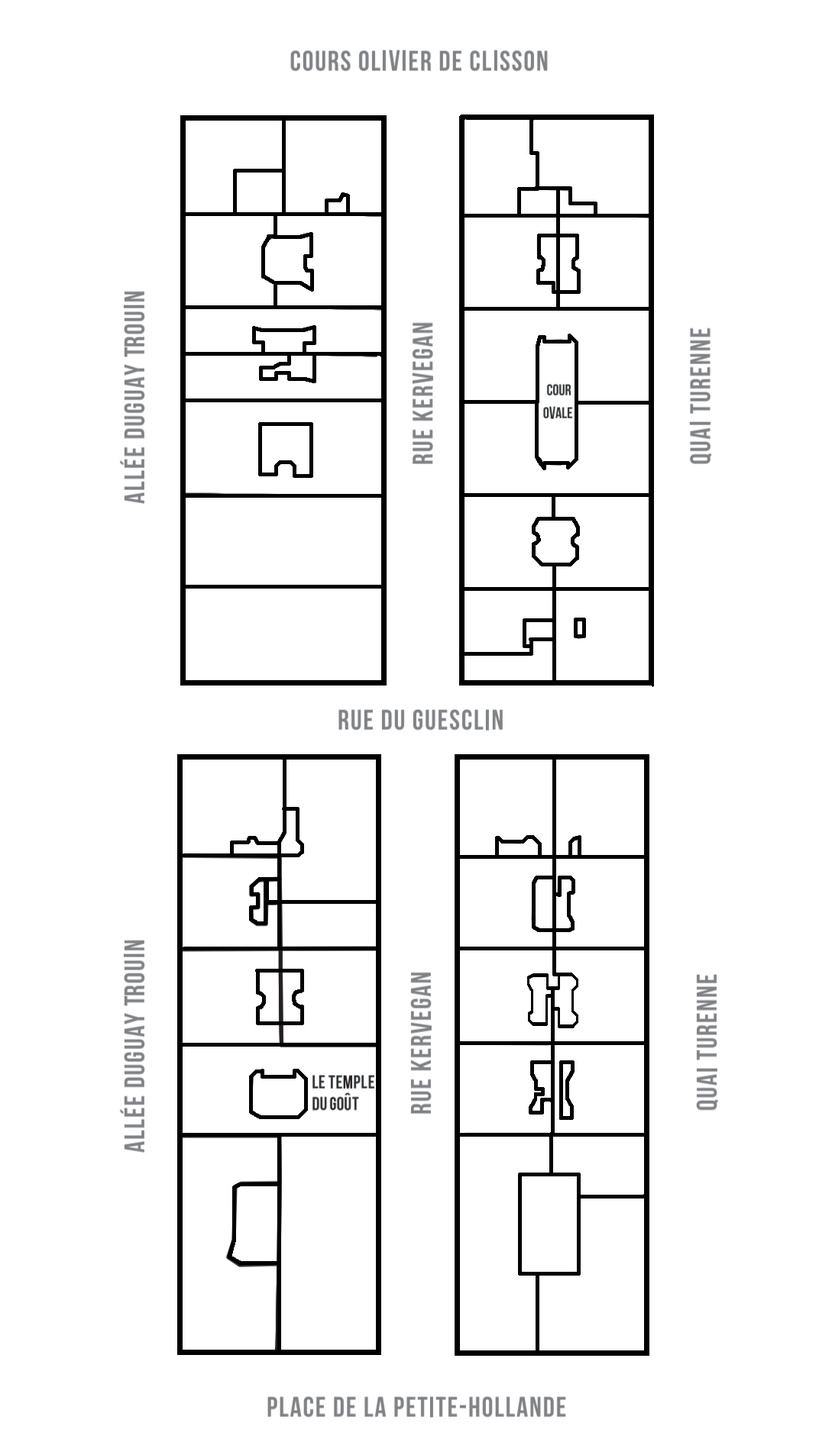
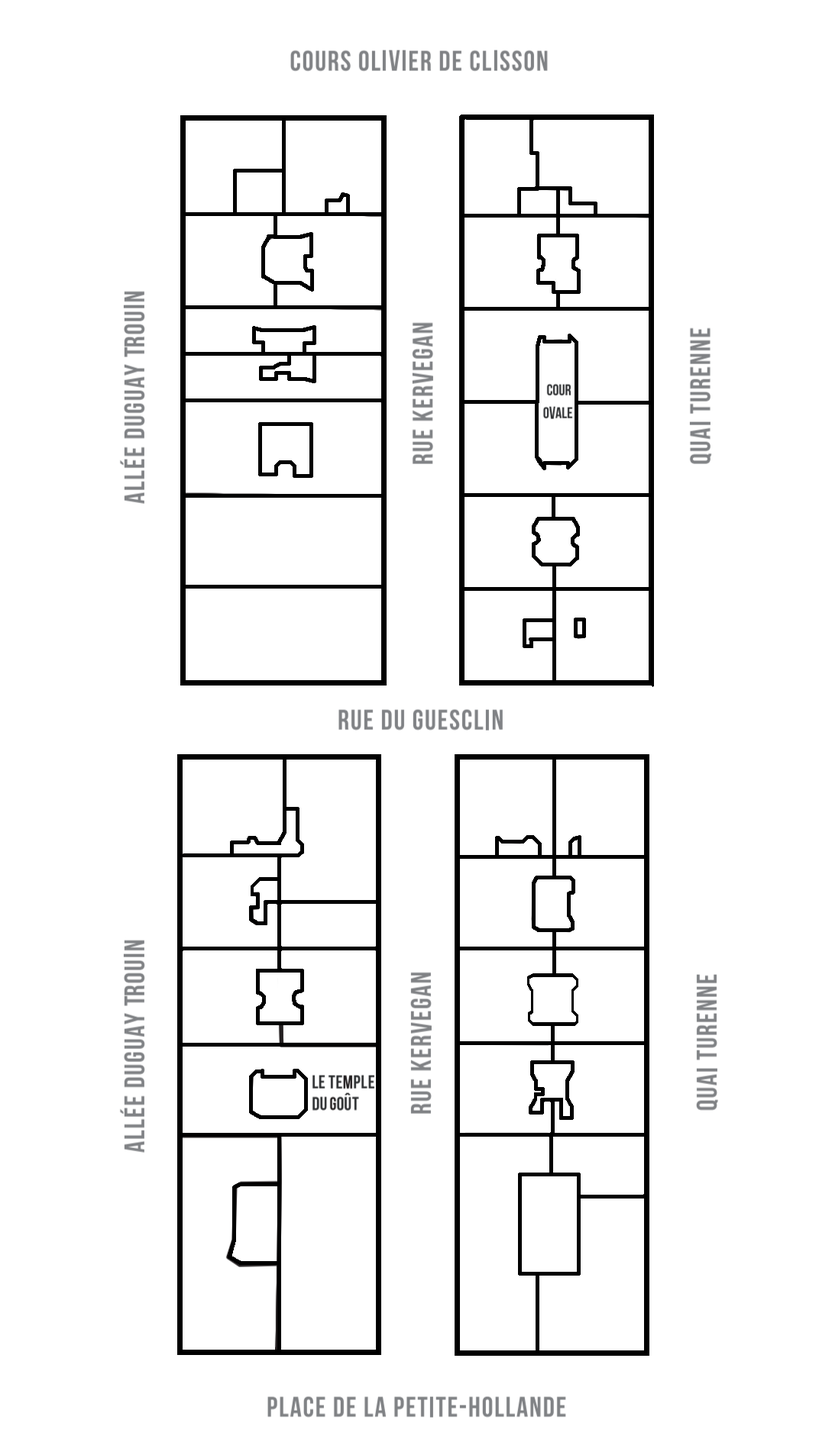
Layer changes from the first 819px x 1455px image to the second:
painted on "Plan Île Feydeau.png" over left=182, top=237, right=575, bottom=1102
